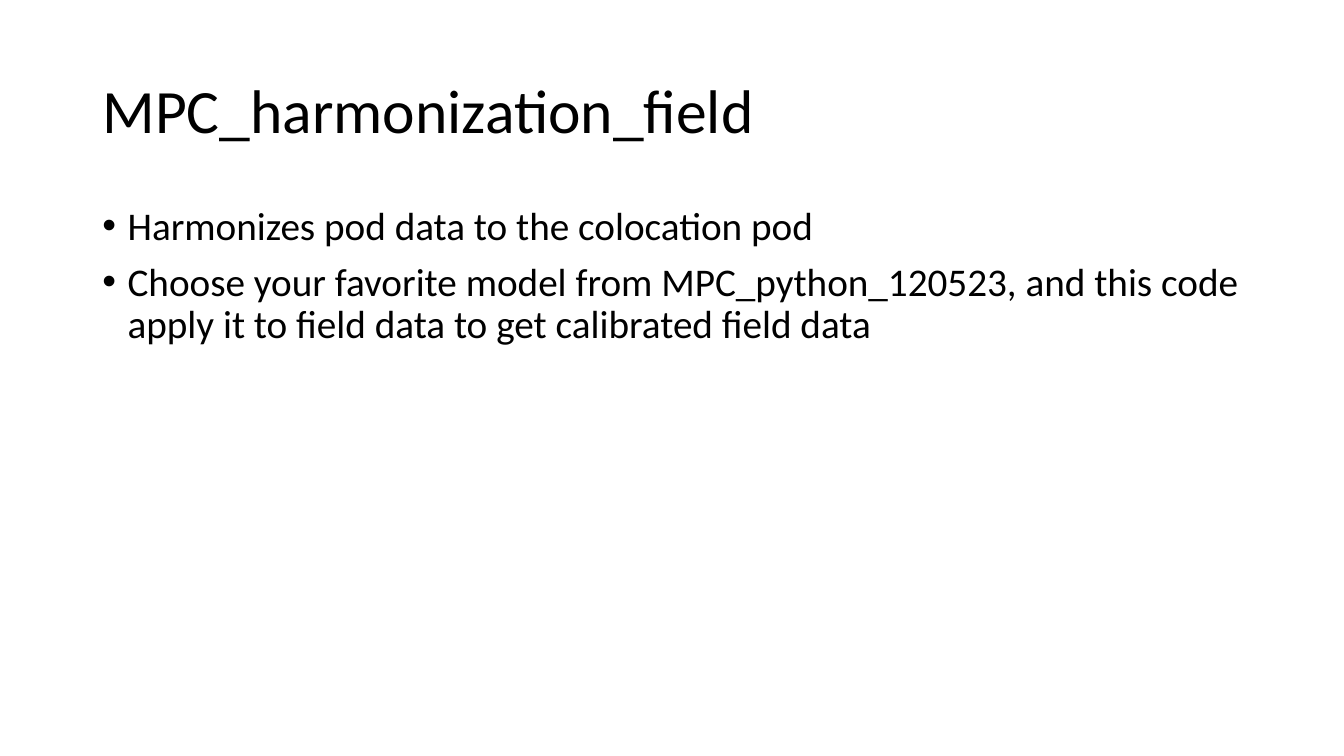
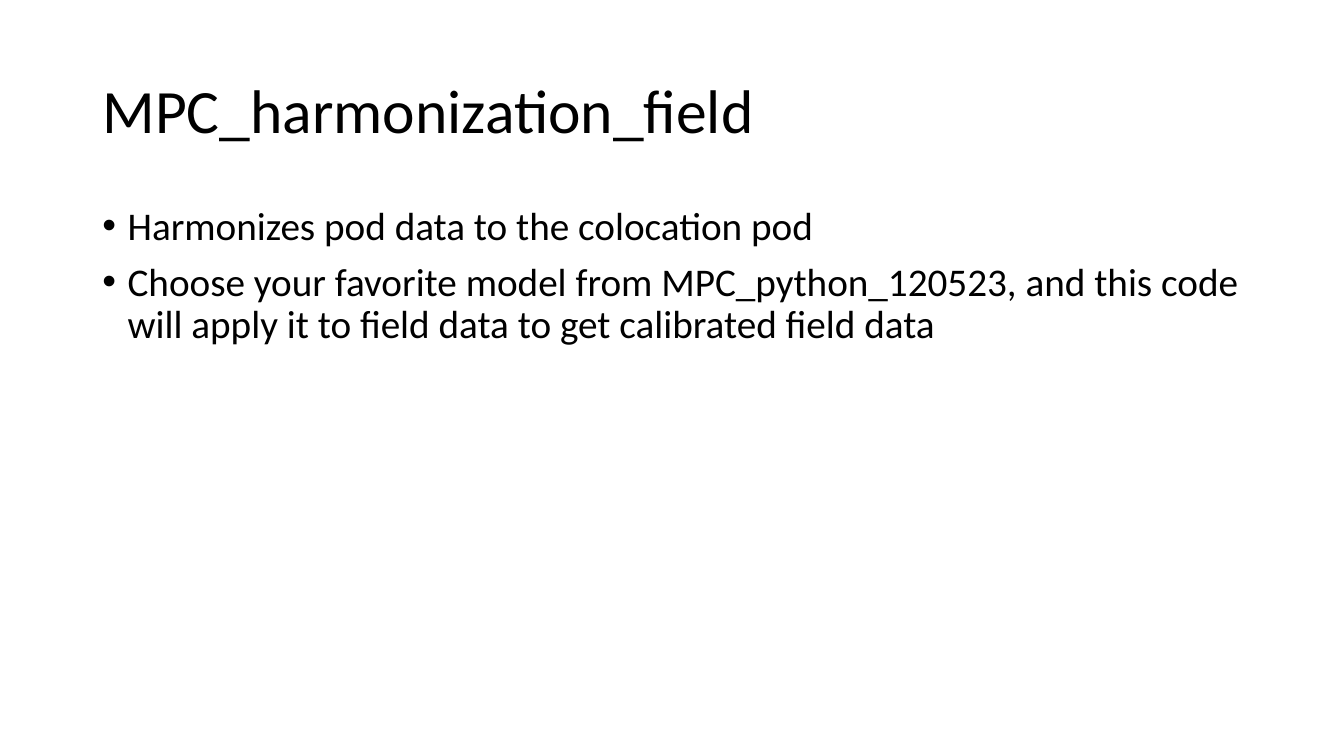
Before and after one commit to cafr1977/MPC_python, a slide deck: slide 37 of Python MPC.pptx (slide 32 before the commit). Drawn at 1344x756 pixels with LibreOffice and Linux fonts; fonts in the diff are those of the drawing. Boxes give left, top, right and bottom in pixels: in the first picture for what was removed or moved away, otherwise in the second. Text is boxed around its words. In the diff, an @@ line names an element or a change of style, - is before the commit and + after.

```diff
--- a/Python MPC.pptx
+++ b/Python MPC.pptx
@@ text at box(128, 268, 1238, 345): text changed @@
-• Choose your favorite model from MPC_python_120523, and this code apply it to field data to get calibrated field data
+• Choose your favorite model from MPC_python_120523, and this code will apply it to field data to get calibrated field data
```
Also in this commit, not shown: 11 other slides changed, 5 slides added, 4 other files.
